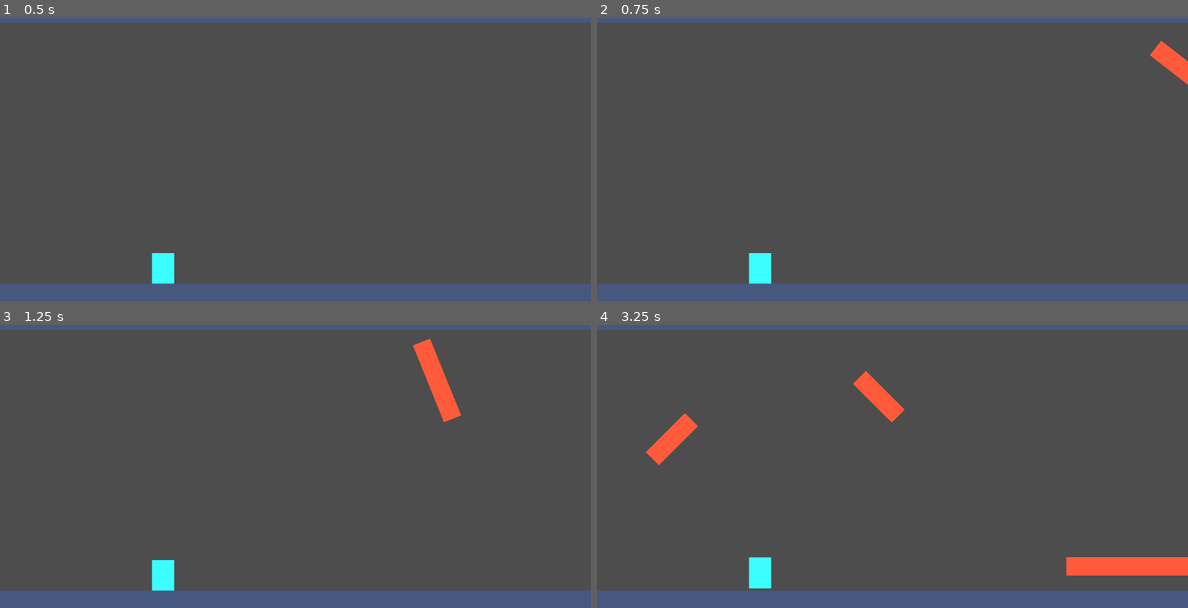
Above: before the commit, frames 1-4 (two rows, left to right).
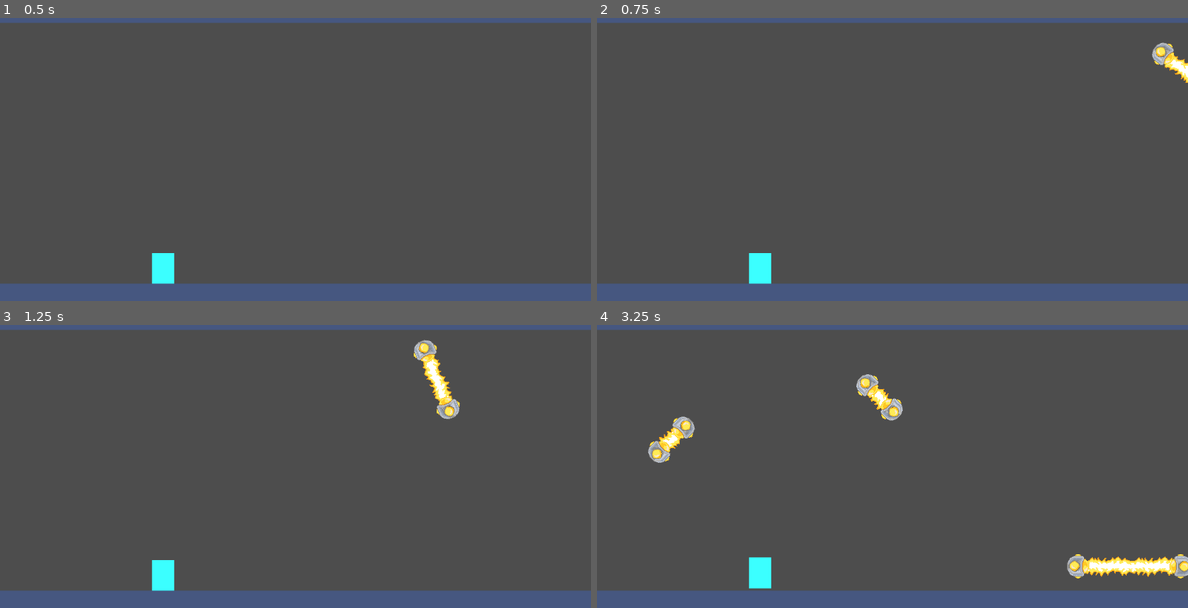
Above: after the commit, the same moments.

Repository: aburak621/jetride
Game: Godot game, scene res://scenes/game.tscn
Same seed, same stepped clock (60 frames per second), same inputs: the game is played once before the commit and once after it.
Inputs:
- Up to frame 1 (0.5 s): no input
- Up to frame 2 (0.75 s): tap Enter at 0.5 s
- Up to frame 3 (1.25 s): tap Space (jump) at 0.77 s
- Up to frame 4 (3.25 s): tap Space (jump) at 1.52, 3.02 s

Frame 1 is identical in both runs. In frame 2, 0.5% of the frame differs, in the area x 93-100%, y 8-24%; in frame 3, 1.0%; in frame 4, 2.7%, in the area x 8-100%, y 16-90%.

Commit message:
Add zapper base and beam visuals

Diff:
--- a/scenes/zapper.tscn
+++ b/scenes/zapper.tscn
@@ -1,6 +1,65 @@
 [gd_scene format=3 uid="uid://d0o5g2dq2syid"]
 
 [ext_resource type="Script" uid="uid://c21vdy7qygtn2" path="res://scripts/zapper.gd" id="1_iivta"]
+[ext_resource type="Texture2D" uid="uid://dqawa2v3jupq5" path="res://sprites/zapper.png" id="2_rwb7l"]
+
+[sub_resource type="Shader" id="Shader_rwb7l"]
+resource_local_to_scene = true
+code = "shader_type canvas_item;
+
+uniform vec2 direction;
+uniform float speed;
+uniform vec2 tiling = vec2(1.0, 1.0); // Add this for scale control
+varying vec4 modulate;
+
+void vertex(){
+    modulate = COLOR;
+}
+
+void fragment(){
+    vec2 move = direction * TIME * speed;
+    // Multiply UV by tiling first, then add movement
+    vec2 moved_uv = (UV * tiling) + move;
+
+    COLOR = texture(TEXTURE, moved_uv) * modulate;
+}"
+
+[sub_resource type="ShaderMaterial" id="ShaderMaterial_rwb7l"]
+resource_local_to_scene = true
+shader = SubResource("Shader_rwb7l")
+shader_parameter/direction = Vector2(-1, 0)
+shader_parameter/speed = 1.5
+shader_parameter/tiling = Vector2(1, 1)
+
+[sub_resource type="AtlasTexture" id="AtlasTexture_tgqbo"]
+atlas = ExtResource("2_rwb7l")
+region = Rect2(0, 76, 76, 76)
+
+[sub_resource type="SpriteFrames" id="SpriteFrames_vqi1j"]
+animations = [{
+"frames": [{
+"duration": 1.0,
+"texture": SubResource("AtlasTexture_tgqbo")
+}],
+"loop": true,
+"name": &"default",
+"speed": 5.0
+}]
+
+[sub_resource type="AtlasTexture" id="AtlasTexture_rwb7l"]
+atlas = ExtResource("2_rwb7l")
+region = Rect2(0, 152, 76, 76)
+
+[sub_resource type="SpriteFrames" id="SpriteFrames_j683x"]
+animations = [{
+"frames": [{
+"duration": 1.0,
+"texture": SubResource("AtlasTexture_rwb7l")
+}],
+"loop": true,
+"name": &"default",
+"speed": 60.0
+}]
 
 [sub_resource type="CapsuleShape2D" id="CapsuleShape2D_a7dhc"]
 resource_local_to_scene = true
@@ -13,19 +72,24 @@
 collision_mask = 0
 script = ExtResource("1_iivta")
 
-[node name="ColorRect" type="ColorRect" parent="." unique_id=1042358975]
-anchors_preset = 8
-anchor_left = 0.5
-anchor_top = 0.5
-anchor_right = 0.5
-anchor_bottom = 0.5
-offset_left = -30.0
-offset_top = -135.0
-offset_right = 30.0
-offset_bottom = 135.0
-grow_horizontal = 2
-grow_vertical = 2
-color = Color(1, 0.35833335, 0.23000002, 1)
+[node name="Beam" type="AnimatedSprite2D" parent="." unique_id=1090398127]
+texture_repeat = 2
+material = SubResource("ShaderMaterial_rwb7l")
+rotation = 1.5707964
+scale = Vector2(2, 2)
+sprite_frames = SubResource("SpriteFrames_vqi1j")
+
+[node name="LeftSprite" type="AnimatedSprite2D" parent="." unique_id=1029970300]
+position = Vector2(0, 94)
+rotation = -1.5707964
+scale = Vector2(2, 2)
+sprite_frames = SubResource("SpriteFrames_j683x")
+
+[node name="RightSprite" type="AnimatedSprite2D" parent="." unique_id=1737313993]
+position = Vector2(0, -94)
+rotation = 1.5707964
+scale = Vector2(2, 2)
+sprite_frames = SubResource("SpriteFrames_j683x")
 
 [node name="CollisionShape2D" type="CollisionShape2D" parent="." unique_id=2145552695]
 shape = SubResource("CapsuleShape2D_a7dhc")
--- a/scripts/zapper.gd
+++ b/scripts/zapper.gd
@@ -3,7 +3,9 @@
 @export var zapper_data: ZapperData
 
 @onready var collision: CollisionShape2D = $CollisionShape2D
-@onready var sprite: ColorRect = $ColorRect
+@onready var left_sprite: AnimatedSprite2D = $LeftSprite
+@onready var right_sprite: AnimatedSprite2D = $RightSprite
+@onready var beam: AnimatedSprite2D = $Beam
 
 var length: float = 270
 var width: float = 60
@@ -21,8 +23,12 @@
 	position.x += zapper_data.x_offset
 	position.y = clamp([0, 0, 1, 2, 3, 4, 5].pick_random() * -138 - 80, -zapper_data.max_y, -zapper_data.min_y)
 
-	sprite.size = Vector2(width, length)
-	sprite.position.y = -length / 2
+	left_sprite.position.y = length / 2 - 35
+	right_sprite.position.y = -(length / 2 - 41)
+
+	var tiling: float = (length - 118) / 152
+	(beam.material as ShaderMaterial).set_shader_parameter("tiling", Vector2(tiling, 1))
+	beam.scale.x = 2 * tiling
 
 	var shape := collision.shape as CapsuleShape2D
 	shape.radius = width / 2
Binary file added: sprites/zapper.aseprite
Binary file added: sprites/zapper.png
Not shown, added: sprites/zapper.png.import
